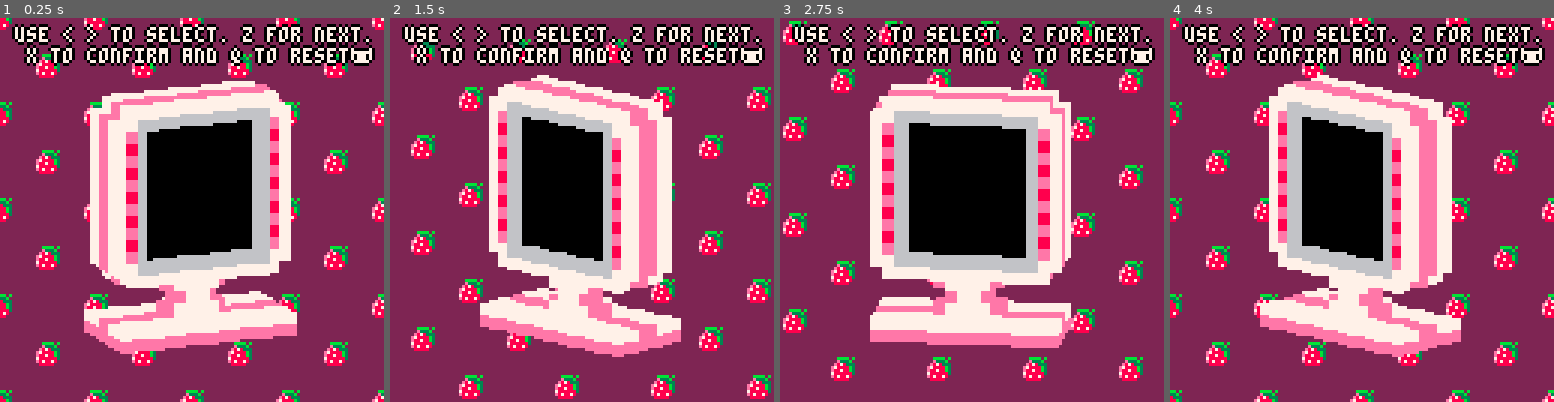
Above: before the commit, frames 1-4 (left to right).
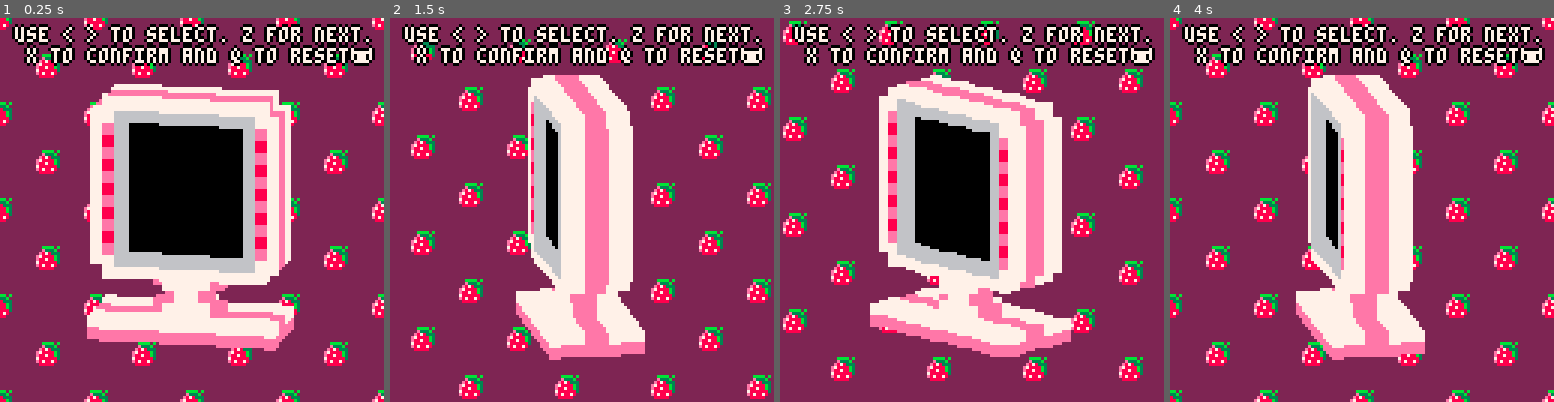
Above: after the commit, the same moments.

Repository: roycocup/pico8
Game: PICO-8 cartridge ttj.p8
Two runs of this game, one before a commit and one after it. Both use one fixed random seed, a clock stepped at 60 frames per second and the inputs below.
Inputs:
- Up to frame 1 (0.25 s): no input
- Up to frame 2 (1.5 s): tap X (X key) at 0.33, 1.07 s; tap O (Z key) at 0.7 s
- Up to frame 3 (2.75 s): hold Right 1.6-2.1 s; tap O (Z key) at 1.7, 2.1, 2.5 s; tap X (X key) at 1.85 s; hold Up 2.15-2.42 s; hold Right from 2.47 s (still down)
- Up to frame 4 (4 s): tap O (Z key) at 2.9, 3.3, 3.7 s; tap X (X key) at 2.97 s; release Right at 3.03 s; hold Left 3.08-3.58 s; hold Down 3.63-3.97 s

The runs differ from the first frame. In frame 1, 16% of the frame differs, in the area x 21-78%, y 16-88%; in frame 2, 24%, in the area x 23-76%, y 14-90%; in frame 3, 17%; in frame 4, 24%.

Commit message:
I have no idea what Im doing but its going well..

Diff:
--- a/ttj.p8
+++ b/ttj.p8
@@ -11,7 +11,7 @@
 tv_player2btn_turnon =true
 
 ---values to change at runtime:
-tv_angle      =-0.1
+tv_angle      =0
 tv_anglespd   =0
 tv_xoffset    =0
 tv_yoffset    =0
@@ -63,6 +63,22 @@
   if (cross.y < 0) cross.y=0
 end
 
+function stars_anim()
+	local s = {x=5,y=5}
+	local e = {x=0, y=0}
+
+	i = 0
+	while s.x > e.x do
+		pset(s.x, s.x, 7)
+		if frame == 15 then
+			s.x -= 1
+			s.y -= 1
+		end
+		yield()
+	end
+	return true
+end
+
 function frame_cnt()
   frame +=1
   if (frame >= 30 ) frame = 0
@@ -104,7 +117,7 @@
 end
 
 
---[[Mains]]--
+--[[mains]]--
 
 function _game_init()
   frame   = 0
@@ -112,6 +125,7 @@
   screen  = {x=0,y=0,x2=10,y2=11}
   cross   = {x=0, y=0}
   setup_board()
+		co = cocreate(stars_anim)
 end
 
 
@@ -125,6 +139,9 @@
 function _game_draw()
  cls()
  spr(1,cross.x,cross.y,4,4)
+ if(co and not coresume(co)) then
+ 	co = nil
+ end
 end
 
 
@@ -394,9 +411,9 @@
 end
 
 __gfx__
-00000000616000000000000000000000000000000000000000000000000000000000000000000000000000000000000000000000000000000000000000000000
-00000000101000000000000000000000000000000000000000000000000000000000000000000000000000000000000000000000000000000000000000000000
-00700700616000000000000000000000000000000000000000000000000000000000000000000000000000000000000000000000000000000000000000000000
+00000000808000000000000000000000000000000000000000000000000000000000000000000000000000000000000000000000000000000000000000000000
+00000000000000000000000000000000000000000000000000000000000000000000000000000000000000000000000000000000000000000000000000000000
+00700700808000000000000000000000000000000000000000000000000000000000000000000000000000000000000000000000000000000000000000000000
 00077000000000000000000000000000000000000000000000000000000000000000000000000000000000000000000000000000000000000000000000000000
 00077000000000000000000000000000000000000000000000000000000000000000000000000000000000000000000000000000000000000000000000000000
 00700700000000000000000000000000000000000000000000000000000000000000000000000000000000000000000000000000000000000000000000000000
